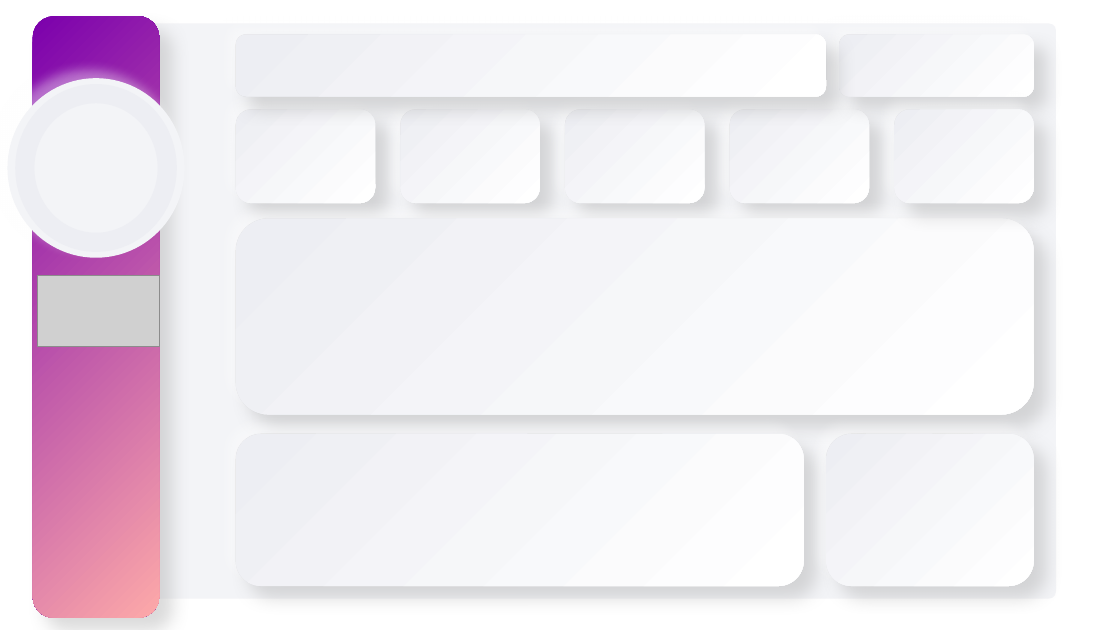
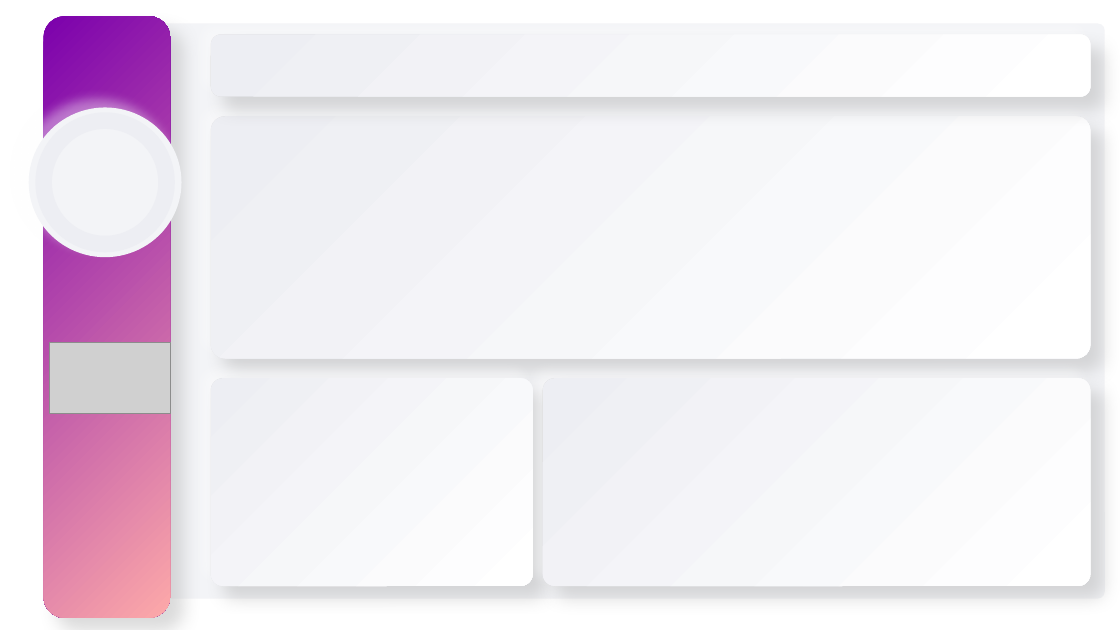
Before and after one commit to fdsantos94/alem-da-capa-analytics, a slide deck: slide 5 of src/Apresentação1.pptx (slide 4 before the commit). Drawn at 1120x630 pixels with LibreOffice and Linux fonts; fonts in the diff are those of the drawing; grey boxes stand for pictures. Boxes give left, top, right and bottom in pixels: in the first picture for what was removed or moved away, otherwise in the second. Text is boxed around its words. In the diff, an @@ line names an element or a change of style, - is before the commit and + after.

```diff
--- a/src/Apresentação1.pptx
+++ b/src/Apresentação1.pptx
@@ rounded rectangle: place and size @@
-rounded rectangle at box(33, 16, 160, 618)
+rounded rectangle at box(44, 16, 171, 618)
@@ rounded rectangle: place and size @@
-rounded rectangle at box(33, 16, 160, 618)
+rounded rectangle at box(44, 16, 171, 618)
@@ rounded rectangle: place and size @@
-rounded rectangle at box(64, 24, 1056, 599)
+rounded rectangle at box(64, 24, 1105, 599)
@@ rounded rectangle: place and size @@
-rounded rectangle at box(236, 34, 827, 97)
+rounded rectangle at box(211, 34, 1091, 97)
@@ rounded rectangle: place and size @@
-rounded rectangle at box(236, 34, 827, 97)
+rounded rectangle at box(211, 34, 1091, 97)
@@ rounded rectangle removed at box(839, 34, 1034, 97) @@
@@ rounded rectangle removed at box(839, 34, 1034, 97) @@
@@ ellipse: place and size @@
-ellipse at box(8, 78, 185, 258)
+ellipse at box(29, 108, 181, 257)
@@ donut: place and size @@
-donut at box(15, 84, 176, 252)
+donut at box(35, 113, 175, 253)
@@ rounded rectangle: place and size @@
-rounded rectangle at box(236, 218, 1034, 415)
+rounded rectangle at box(211, 116, 1091, 358)
@@ rounded rectangle: place and size @@
-rounded rectangle at box(236, 218, 1034, 415)
+rounded rectangle at box(211, 116, 1091, 358)
@@ rounded rectangle removed at box(236, 109, 376, 203) @@
@@ rounded rectangle removed at box(236, 109, 376, 203) @@
@@ rounded rectangle removed at box(730, 109, 870, 203) @@
@@ rounded rectangle removed at box(730, 109, 870, 203) @@
@@ rounded rectangle removed at box(895, 109, 1034, 203) @@
@@ rounded rectangle removed at box(895, 109, 1034, 203) @@
@@ picture: place and size @@
-picture at box(38, 276, 160, 347)
+picture at box(50, 342, 171, 413)
@@ rounded rectangle: place and size @@
-rounded rectangle at box(401, 109, 540, 203)
+rounded rectangle at box(211, 378, 533, 586)
@@ rounded rectangle: place and size @@
-rounded rectangle at box(401, 109, 540, 203)
+rounded rectangle at box(211, 378, 533, 586)
@@ proportions changed in 6 elements at box(211, 116, 1091, 358), box(211, 116, 1091, 358), box(211, 378, 533, 586), box(211, 378, 533, 586), box(543, 378, 1091, 586), box(543, 378, 1091, 586) @@
@@ rounded rectangle: place and size @@
-rounded rectangle at box(565, 109, 705, 203)
+rounded rectangle at box(543, 378, 1091, 586)
@@ rounded rectangle: place and size @@
-rounded rectangle at box(565, 109, 705, 203)
+rounded rectangle at box(543, 378, 1091, 586)
@@ rounded rectangle removed at box(236, 434, 804, 586) @@
@@ rounded rectangle removed at box(236, 434, 804, 586) @@
@@ rounded rectangle removed at box(826, 434, 1033, 586) @@
@@ rounded rectangle removed at box(826, 434, 1033, 586) @@
```
Also in this commit, not shown: 1 other slide changed, 5 other files.
